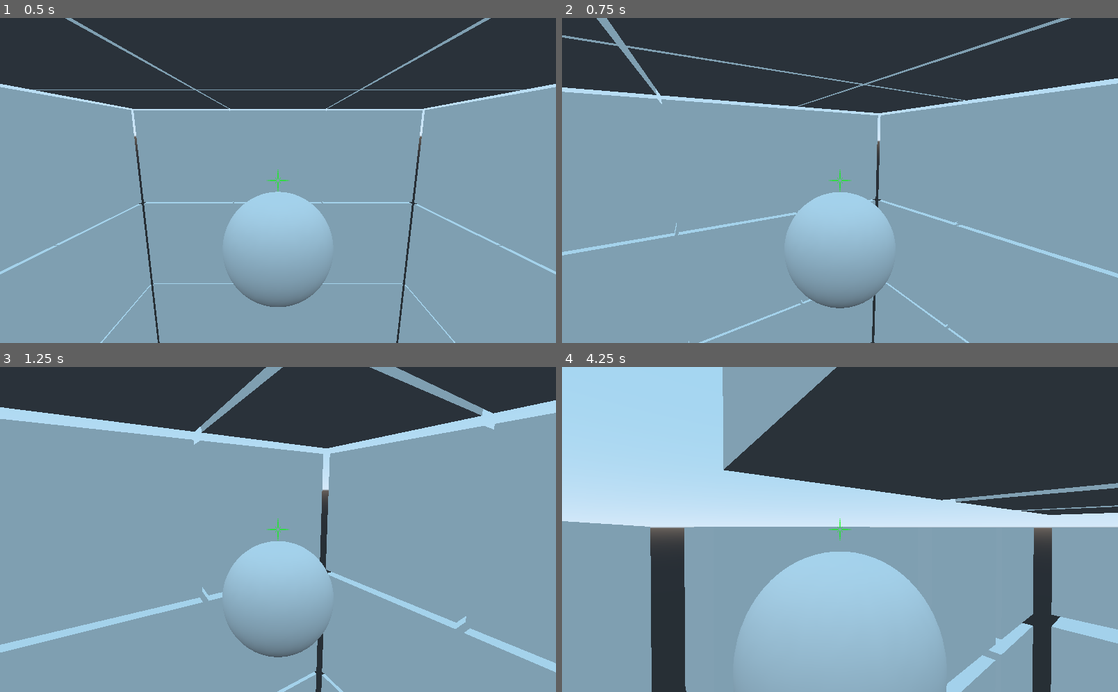
Above: before the commit, frames 1-4 (two rows, left to right).
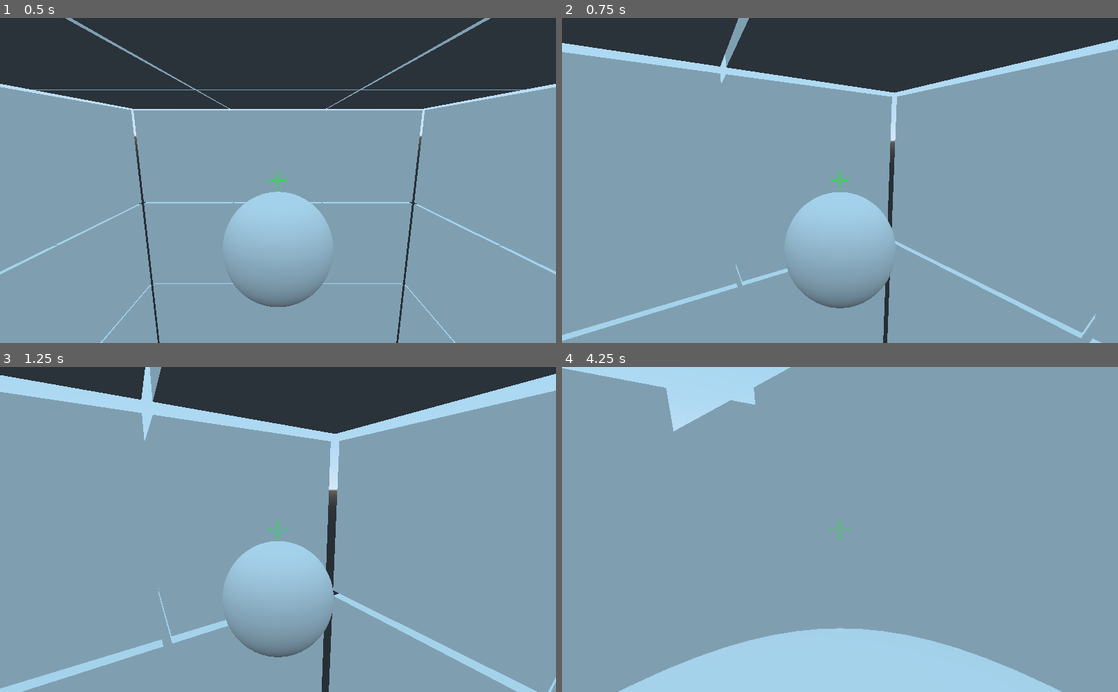
Above: after the commit, the same moments.

Repository: winston-yallow/leaps_and_bounds
Game: Godot game, scene res://levels/00_TestLevel.tscn
Same seed, same stepped clock (60 frames per second), same inputs: the game is played once before the commit and once after it.
Inputs (mouse positions are in pixels of both pictures, inside the frame that each line leads up to):
- Up to frame 1 (0.5 s): no input
- Up to frame 2 (0.75 s): move the mouse to (867, 180) at 0.52 s; press the mouse at (867, 180) at 0.53 s
- Up to frame 3 (1.25 s): no input
- Up to frame 4 (4.25 s): move the mouse to (812, 529) at 1.27 s; release the mouse at (812, 529) at 1.28 s; click (812, 529) at 1.35 s; move the mouse to (851, 523) at 2.02 s; press the mouse at (851, 523) at 2.03 s; move the mouse to (834, 536) at 2.77 s; release the mouse at (834, 536) at 2.78 s; click (834, 536) at 2.85 s; move the mouse to (878, 532) at 3.52 s; press the mouse at (878, 532) at 3.53 s

Frame 1 is identical in both runs. In frame 2, 14% of the frame differs, in the area x 0-100%, y 0-100%; in frame 3, 15%; in frame 4, 64%.

Commit message:
Implement cosntant movement speed

Diff:
--- a/game/player/Player.gd
+++ b/game/player/Player.gd
@@ -8,6 +8,8 @@
 var ray_length := 100.0
 var distance_from_objects := 0.5
 
+var speed := 15.0
+
 var current_state: int = STATE.WAITING
 var current_ray_result = null
 
@@ -15,6 +17,7 @@
 var movement_starting_transform: Transform
 var movement_target: FloatingBody
 var movement_rel_offset: Vector3
+var movement_speed: float
 
 onready var cam_pivot := $CameraPivot
 onready var cam: Camera = $CameraPivot/ClippedCamera
@@ -43,6 +46,10 @@
                 var normal := current_ray_result.normal as Vector3
                 var target_pos := position + (normal * distance_from_objects)
                 movement_rel_offset = target_pos - collider_center
+                var distance := global_transform.origin.distance_to(
+                    collider_center + movement_rel_offset
+                )
+                movement_speed = (1 / distance) * speed
             else:
                 print("No movement target found")
 
@@ -57,7 +64,9 @@
         else:
             current_ray_result = null
     elif current_state == STATE.MOVING:
-        movement_progress = min(movement_progress + delta, 1.0)
+        movement_progress = min(
+            movement_progress + (delta * movement_speed), 1.0
+        )
         var target := Transform(
             movement_starting_transform.basis,
             movement_target.global_transform.origin + movement_rel_offset
